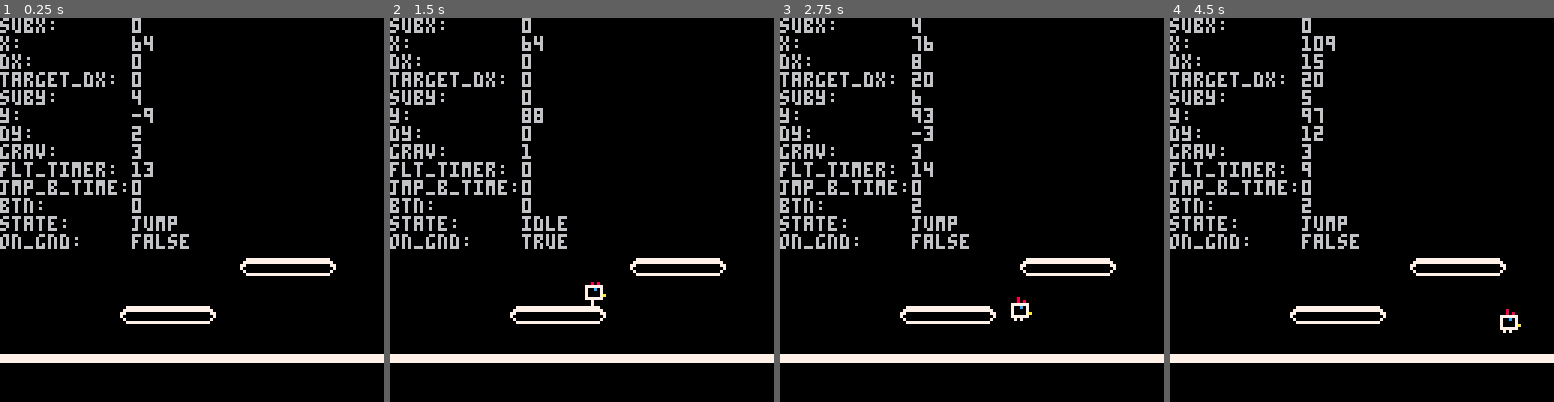
Above: before the commit, frames 1-4 (left to right).
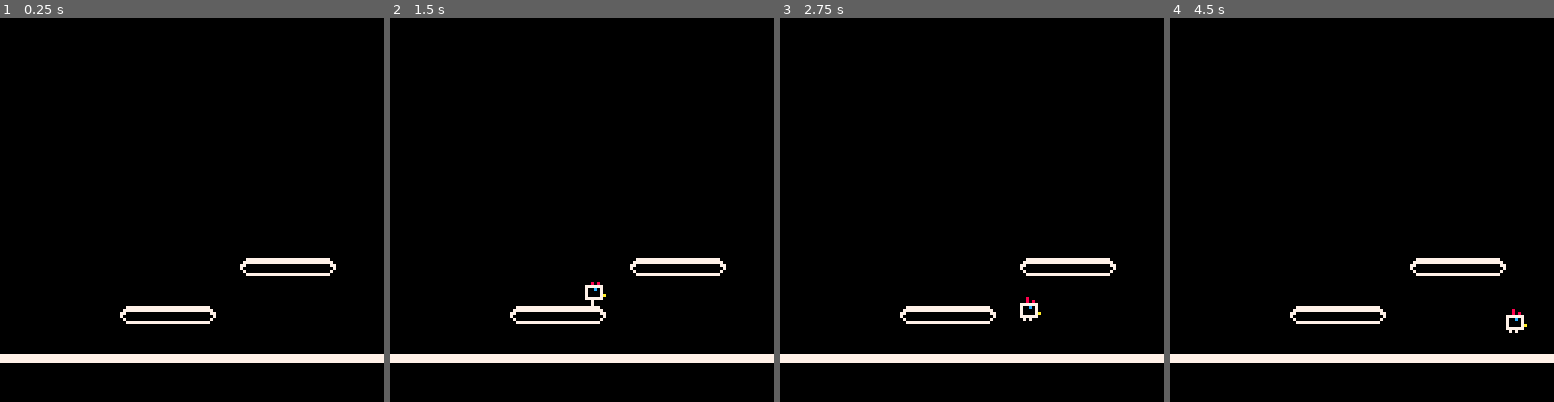
Above: after the commit, the same moments.

Repository: jmcarlson0320/chicken
Game: PICO-8 cartridge chicken.p8
The game is run twice, just before and just after one commit, with the same random seed, the same clock (stepped at 60 frames per second) and the same inputs.
Inputs (mouse positions are in pixels of both pictures, inside the frame that each line leads up to):
- Up to frame 1 (0.25 s): no input
- Up to frame 2 (1.5 s): tap X (X key) at 0.33, 1.07 s; click (670, 121) at 0.67 s; tap O (Z key) at 0.7 s; click (436, 267) at 1.22 s
- Up to frame 3 (2.75 s): hold Right 1.6-2.1 s; tap O (Z key) at 1.7, 2.1, 2.5 s; click (887, 114) at 1.77 s; tap X (X key) at 1.85 s; hold Up 2.15-2.42 s; click (952, 259) at 2.32 s; hold Right from 2.47 s (still down)
- Up to frame 4 (4.5 s): click (1404, 106) at 2.87 s; tap O (Z key) every 0.4 s from 2.9 to 4.1 s; tap X (X key) at 2.97, 4.08 s; release Right at 3.03 s; hold Left 3.08-3.58 s; click (1465, 256) at 3.42 s; hold Down 3.63-3.97 s; click (1231, 102) at 3.97 s; hold Right from 4.02 s (still down)

The runs differ from the first frame. In frame 1, 4.9% of the frame differs, in the area x 0-50%, y 0-61%; in frame 2, 4.9%; in frame 3, 5.2%; in frame 4, 5.3%, in the area x 0-93%, y 0-83%.

Commit message:
Tweak player hitbox

Diff:
--- a/chicken.p8
+++ b/chicken.p8
@@ -2,7 +2,7 @@
 version 42
 __lua__
 --main
-DEBUG = true
+DEBUG = false
 SUB_PIXEL = 8
 CRAWL_SPEED = 5
 WALK_SPEED = 20
@@ -74,6 +74,8 @@
 		jump_buffer_timer = JUMP_BUFFER_TIME,
 		on_ground = true,
 		state = "idle",
+		hitbox = {2, 1, 5, 7},
+		facing = "right",
 		current_animation = "standing",
 		animations = {
 			["standing"] = {
@@ -107,7 +109,6 @@
 				t = 0,
 			},
 		},
-		facing = "right",
 	}
 
 	return p
@@ -283,6 +284,7 @@
 	spr(sprite, p.x, p.y, 1, 1, flip_x)
 	anim.t += 1
 	if DEBUG then
+		color(7)
 		print("subx:      "..p.sub_x)
 		print("x:         "..p.x)
 		print("dx:        "..p.dx)
@@ -296,6 +298,7 @@
 		print("btn:       "..btn())
 		print("state:     "..p.state)
 		print("on_gnd:    "..tostr(p.on_ground))
+		draw_hitbox(p)
 	end
 end
 
@@ -306,7 +309,7 @@
 		obj.sub_x -= move_x * SUB_PIXEL
 		local sign = sgn(move_x)
 		while move_x ~= 0 do
-			if not collide_map(obj.x + sign, obj.y) then
+			if not collide_map(obj.hitbox, obj.x + sign, obj.y) then
 				obj.x += sign
 				move_x -= sign
 			else
@@ -325,7 +328,7 @@
 		obj.sub_y -= move_y * SUB_PIXEL
 		local sign = sgn(move_y)
 		while move_y ~= 0 do
-			if not collide_map(obj.x, obj.y + sign) then
+			if not collide_map(obj.hitbox, obj.x, obj.y + sign) then
 				obj.y += sign
 				move_y -= sign
 				obj.on_ground = false
@@ -341,6 +344,11 @@
 	end
 end
 
+function draw_hitbox(e)
+	local h = e.hitbox
+	rect(h[1] + e.x, h[2] + e.y, h[3] + e.x, h[4] + e.y, 8)
+end
+
 function collide(a, b)
 	if a[1] > b[3] then return false end
 	if b[1] > a[3] then return false end
@@ -349,8 +357,8 @@
 	return true
 end
 
-function collide_map(x, y)
-	local a = {x, y, x+7, y+7}
+function collide_map(hitbox, x, y)
+	local a = {x + hitbox[1], y + hitbox[2], x + hitbox[3], y + hitbox[4]}
 	for map_x = 0, 15 do
 		for map_y = 0, 15 do
 			if fget(mget(map_x, map_y)) == 1 then
Not shown, changed: todo.txt
